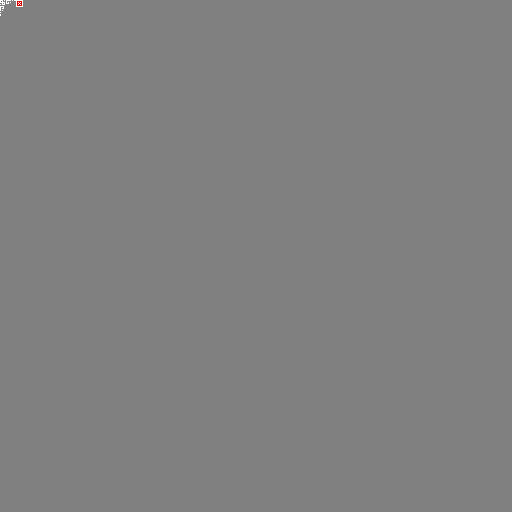
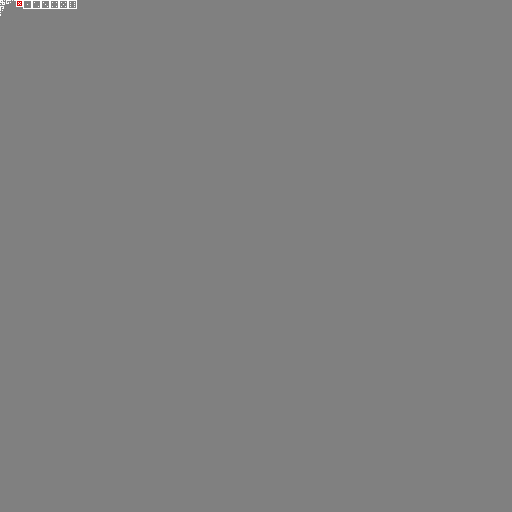
The second w=512, h=512 image is a revision of the first. Changes to its layers:
painted on "Background" over [23, 0, 77, 9]
